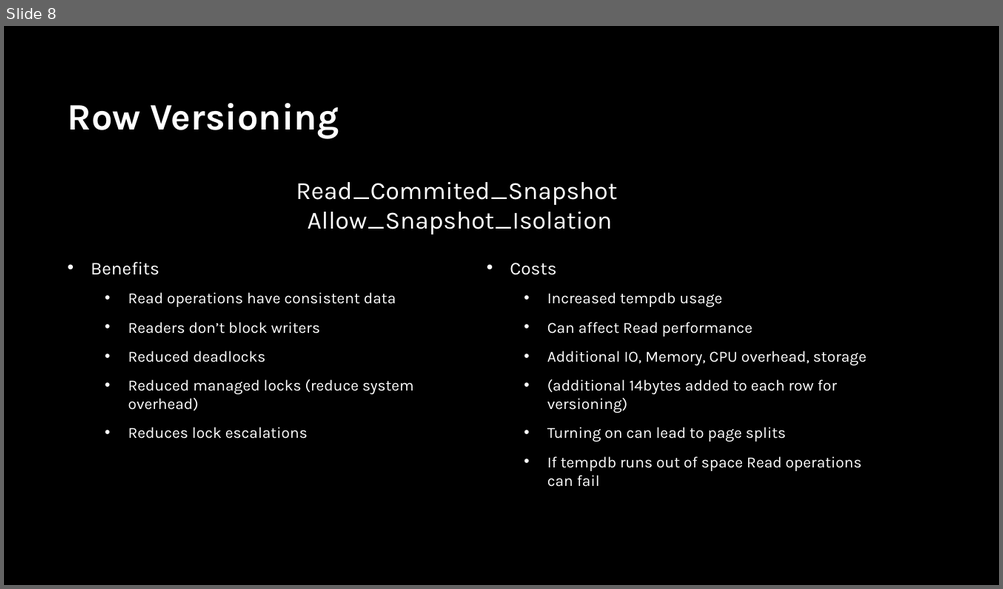
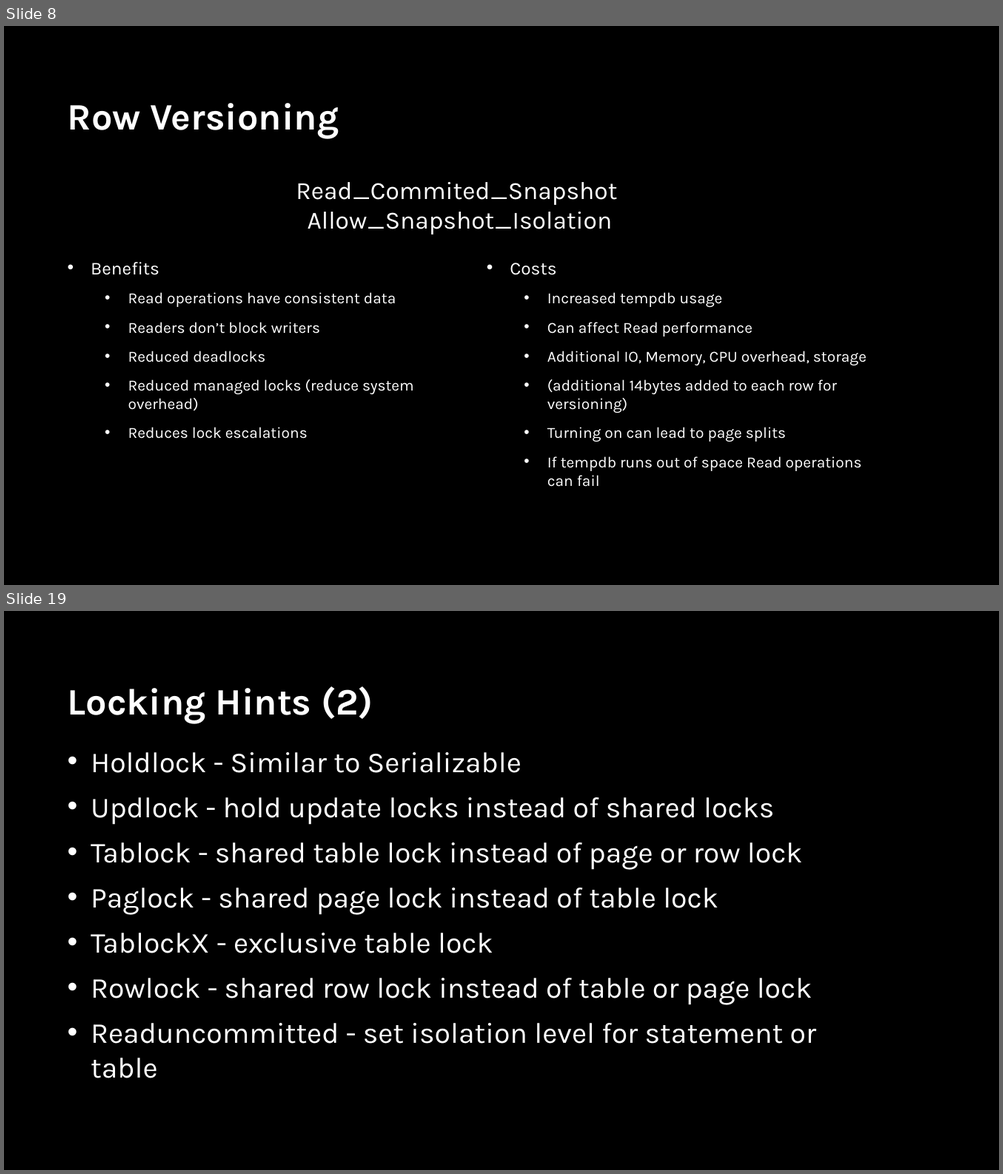
Before and after one commit to sabinio/SQLTraining, a slide deck: Slides/2.Locking.pptx. Shown one above the other, each under a label of ours: slide 8 before the commit, slides 8 and 19 after it; the slides between them are not shown. The pictures are 1003x589 and 1003x1174 pixels, drawn with LibreOffice and Linux fonts; fonts in the diff are those of the drawing; background and template pictures are left out. Boxes give left, top, right and bottom in pixels: in the first picture for what was removed or moved away, otherwise in the second. Text is boxed around its words. In the diff, an @@ line names an element or a change of style, - is before the commit and + after.

Commit message:
Locking Slides updated and Demo Solution created

```diff
--- a/Slides/2.Locking.pptx
+++ b/Slides/2.Locking.pptx
@@ slide 19 added at bbox=[4, 611, 999, 1170], background picture (left out) @@
@@ title added at bbox=[68, 686, 373, 723], 36 pt, text #FFFFFF, bold @@
+Locking Hints (2)
@@ text added at bbox=[91, 752, 817, 1079], 28 pt, text #FFFFFF @@
+• Holdlock - Similar to Serializable
+• Updlock - hold update locks instead of shared locks
+• Tablock - shared table lock instead of page or row lock
+• Paglock - shared page lock instead of table lock
+• TablockX - exclusive table lock
+• Rowlock - shared row lock instead of table or page lock
+• Readuncommitted - set isolation level for statement or table
```
Also in this commit, not shown: 2 slides changed, 10 other slides added, 6 other files.
